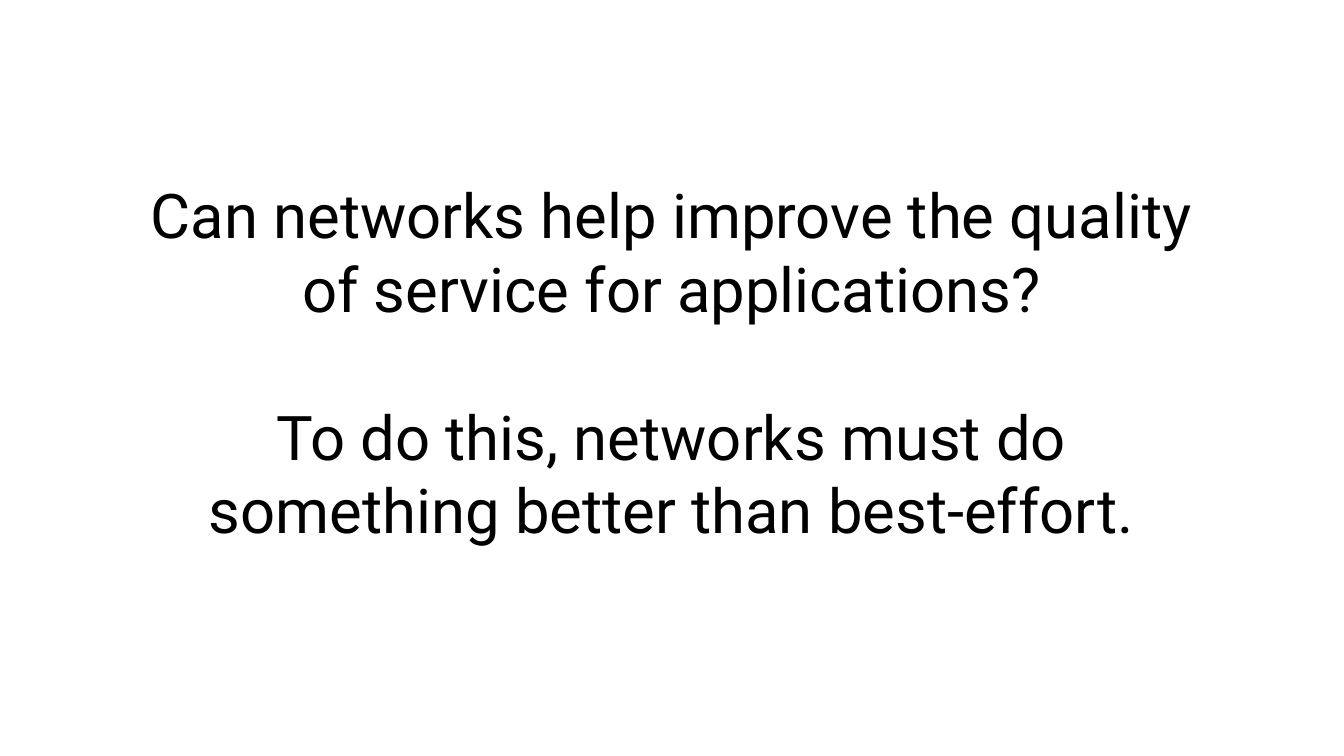
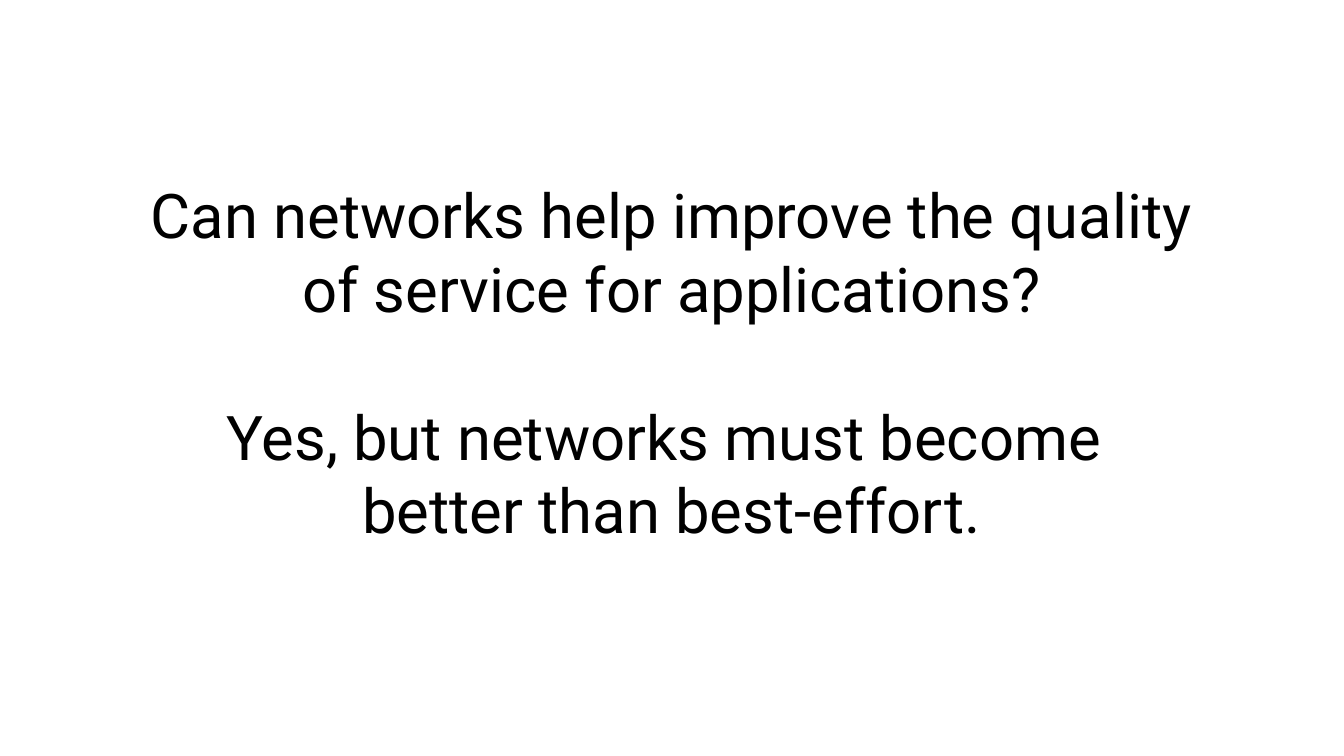
Before and after one commit to ngsrinivas/coursegen, a slide deck: slide 5 of ex/352-S21/staging/352-S21/lectures/network-qos.pptx. Drawn at 1344x756 pixels with LibreOffice and Linux fonts; fonts in the diff are those of the drawing. Boxes give left, top, right and bottom in pixels: in the first picture for what was removed or moved away, otherwise in the second. Text is boxed around its words. In the diff, an @@ line names an element or a change of style, - is before the commit and + after.

Commit message:
Add network QoS lecture

```diff
--- a/ex/352-S21/staging/352-S21/lectures/network-qos.pptx
+++ b/ex/352-S21/staging/352-S21/lectures/network-qos.pptx
@@ text at [227, 413, 1101, 534]: text changed @@
-To do this, networks must do something better than best-effort.
+Yes, but networks must become
+better than best-effort.
```
Also in this commit, not shown: 14 other slides changed, 11 slides added, 9 slides removed, 1 other file.
